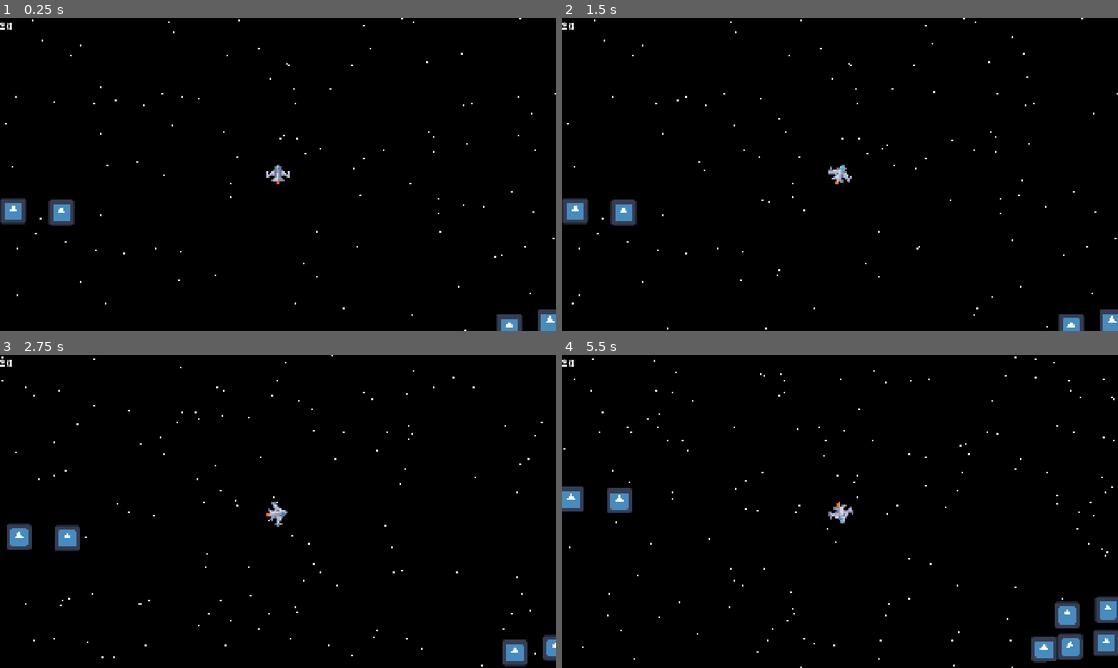
Above: before the commit, frames 1-4 (two rows, left to right).
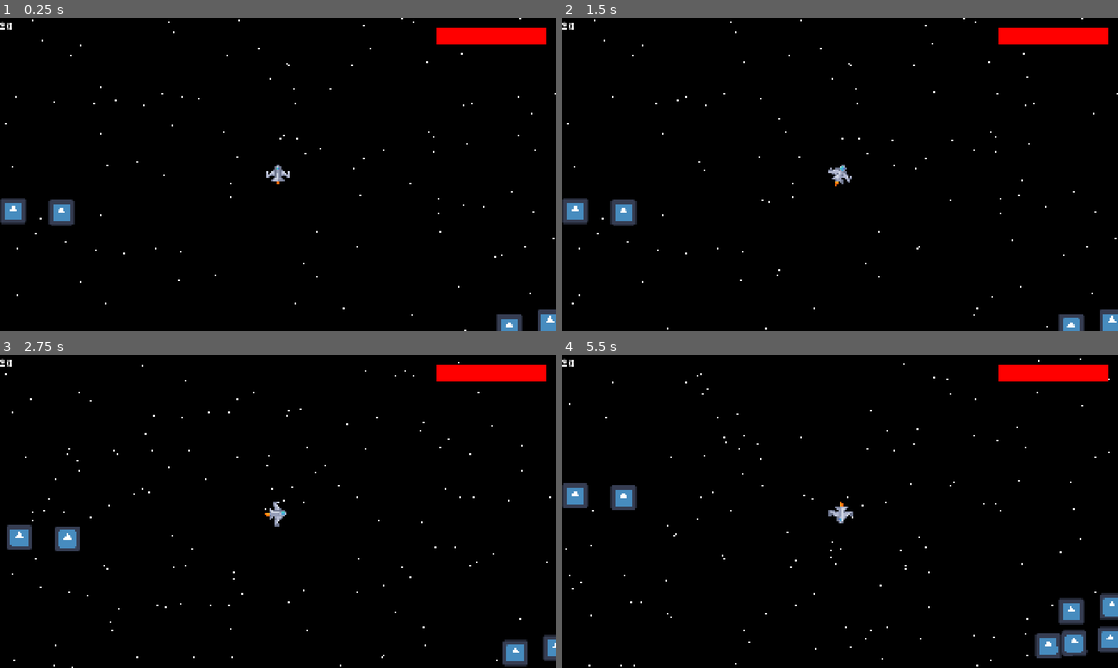
Above: after the commit, the same moments.

Repository: adamalbu/at-the-edge-of-the-inner-system
Game: Godot game, scene res://main.tscn
Same seed, same stepped clock (60 frames per second), same inputs: the game is played once before the commit and once after it. The engine's default icon, where the game draws it, is replaced by a stand-in: a white triangle on a blue panel in a dark square.
Inputs:
- Up to frame 1 (0.25 s): no input
- Up to frame 2 (1.5 s): tap Enter at 0.5 s; hold D (right) 0.53-1.28 s; hold Space (fire) 0.53-1.28 s; hold S (backwards) from 1.28 s (still down); tap Space (fire) at 1.35 s
- Up to frame 3 (2.75 s): release S (backwards) at 2.03 s; hold D (right) from 2.03 s (still down); hold Space (fire) from 2.03 s (still down)
- Up to frame 4 (5.5 s): release D (right) at 2.78 s; release Space (fire) at 2.78 s; hold W (forward) 2.78-3.53 s; tap Space (fire) at 2.85, 4.35 s; hold Space (fire) 3.53-4.28 s; hold A (left) 3.53-5.03 s; hold S (backwards) from 5.03 s (still down); hold Space (fire) from 5.03 s (still down)

The runs differ from the first frame. In frame 1, 1.1% of the frame differs, in the area x 78-99%, y 3-9%; in frame 2, 1.1%; in frame 3, 1.8%; in frame 4, 4.0%, in the area x 0-100%, y 0-100%.

Commit message:
collision things & player health

Diff:
--- a/asteroid/asteroid.gd
+++ b/asteroid/asteroid.gd
@@ -18,6 +18,16 @@
 	if health <= 0:
 		destroy()
 
+func _integrate_forces(state: PhysicsDirectBodyState2D):
+	for i in state.get_contact_count():
+		var impulse = state.get_contact_impulse(i).length()
+
+		if impulse > 700:
+
+			var lost_health = impulse * 0.0001
+
+			health -= lost_health
+
 func destroy():
 	destroyed.emit(self)
 	queue_free()
--- a/asteroid/asteroid.tscn
+++ b/asteroid/asteroid.tscn
@@ -6,9 +6,11 @@
 [sub_resource type="RectangleShape2D" id="RectangleShape2D_p0ukn"]
 size = Vector2(128, 128)
 
-[node name="Asteroid" type="RigidBody2D" unique_id=1179274677]
+[node name="Asteroid" type="RigidBody2D" unique_id=1179274677 groups=["asteroid"]]
 mass = 8000.0
 gravity_scale = 0.0
+contact_monitor = true
+max_contacts_reported = 2
 script = ExtResource("1_ow88a")
 
 [node name="Icon" type="Sprite2D" parent="." unique_id=1078864085]
--- a/main.tscn
+++ b/main.tscn
@@ -3,6 +3,7 @@
 [ext_resource type="Script" uid="uid://lvu0ttrm562g" path="res://ui.gd" id="1_272bh"]
 [ext_resource type="Texture2D" uid="uid://cp1l3ql8b6gvt" path="res://stars.png" id="1_h2yge"]
 [ext_resource type="Script" uid="uid://v57jqm0nfxgs" path="res://player/player.gd" id="2_0xm2m"]
+[ext_resource type="Script" uid="uid://dqr17jgpm5w68" path="res://player/healthbar.gd" id="2_5vw27"]
 [ext_resource type="Texture2D" uid="uid://dqvbt1lsqtggs" path="res://player/spaceship.png" id="2_h2yge"]
 [ext_resource type="Script" uid="uid://uf6mdh0rpmsr" path="res://asteroid/spawn_asteroids.gd" id="4_1bvp3"]
 [ext_resource type="Script" uid="uid://b6d6ipar2ppvm" path="res://player/laser.gd" id="4_7mycd"]
@@ -67,6 +68,29 @@
 theme_override_font_sizes/font_size = 37
 text = "$0"
 
+[node name="HealthbarBG" type="ColorRect" parent="CanvasLayer/Control" unique_id=1695075014 node_paths=PackedStringArray("player")]
+layout_mode = 1
+anchors_preset = 1
+anchor_left = 1.0
+anchor_right = 1.0
+offset_left = -416.0
+offset_top = 35.0
+offset_right = -35.0
+offset_bottom = 90.0
+grow_horizontal = 0
+color = Color(0.15686275, 0.15686275, 0.15686275, 1)
+script = ExtResource("2_5vw27")
+player = NodePath("../../../RigidBody2D")
+
+[node name="HealthbarFG" type="ColorRect" parent="CanvasLayer/Control/HealthbarBG" unique_id=1826070772]
+layout_mode = 1
+anchors_preset = 15
+anchor_right = 1.0
+anchor_bottom = 1.0
+grow_horizontal = 2
+grow_vertical = 2
+color = Color(1, 0, 0, 1)
+
 [node name="Parallax2D" type="Parallax2D" parent="." unique_id=1428591634]
 scroll_offset = Vector2(5158, 659)
 repeat_size = Vector2(3840, 2160)
@@ -78,9 +102,10 @@
 texture = ExtResource("1_h2yge")
 metadata/_edit_lock_ = true
 
-[node name="RigidBody2D" type="RigidBody2D" parent="." unique_id=2006633837]
+[node name="RigidBody2D" type="RigidBody2D" parent="." unique_id=2006633837 groups=["player"]]
 mass = 400.0
 gravity_scale = 0.0
+max_contacts_reported = 1
 script = ExtResource("2_0xm2m")
 
 [node name="Player" type="Sprite2D" parent="RigidBody2D" unique_id=961911905]
@@ -89,7 +114,7 @@
 region_rect = Rect2(0, 0, 27.710037, 24.971848)
 
 [node name="CollisionPolygon2D" type="CollisionPolygon2D" parent="RigidBody2D" unique_id=525289533]
-polygon = PackedVector2Array(-60, 17, -60, -17, -4, -52, 4, -52, 60, -17, 60, 17, 32, 36, -32, 36)
+polygon = PackedVector2Array(-60, 17, -60, -17, -54, -22, -48, -17, -46, -7, -4, -52, 4, -52, 46, -8, 48, -17, 54, -22, 60, -17, 60, 17, 32, 36, -32, 36)
 metadata/_edit_lock_ = true
 
 [node name="Camera2D" type="Camera2D" parent="RigidBody2D" unique_id=207304984]
@@ -123,3 +148,5 @@
 script = ExtResource("4_1bvp3")
 asteroid_scene = ExtResource("5_lquwl")
 player = NodePath("../RigidBody2D")
+
+[connection signal="body_entered" from="RigidBody2D" to="RigidBody2D" method="_on_body_entered"]
--- /dev/null
+++ b/player/healthbar.gd
@@ -0,0 +1,12 @@
+extends ColorRect
+
+var max_width
+
+@export var player: RigidBody2D
+@onready var fg = $HealthbarFG
+
+func _ready() -> void:
+	max_width = size.x
+
+func _process(_delta: float) -> void:
+	fg.size.x = (player.health / player.max_health) * max_width
--- a/player/player.gd
+++ b/player/player.gd
@@ -2,6 +2,9 @@
 
 const THRUST = 40000.0
 const TORQUE = 700000.0
+
+@export var max_health = 100.0
+var health = max_health
 
 func _physics_process(_delta: float) -> void:
 	var thrust = 0.0
@@ -20,3 +23,13 @@
 		torque += TORQUE
 
 	apply_torque(torque)
+
+func _integrate_forces(state: PhysicsDirectBodyState2D):
+	for i in state.get_contact_count():
+		var impulse = state.get_contact_impulse(i).length()
+
+		if impulse > 700:
+
+			var lost_health = impulse * 0.0003
+
+			health -= lost_health
Not shown, added: player/healthbar.gd.uid
